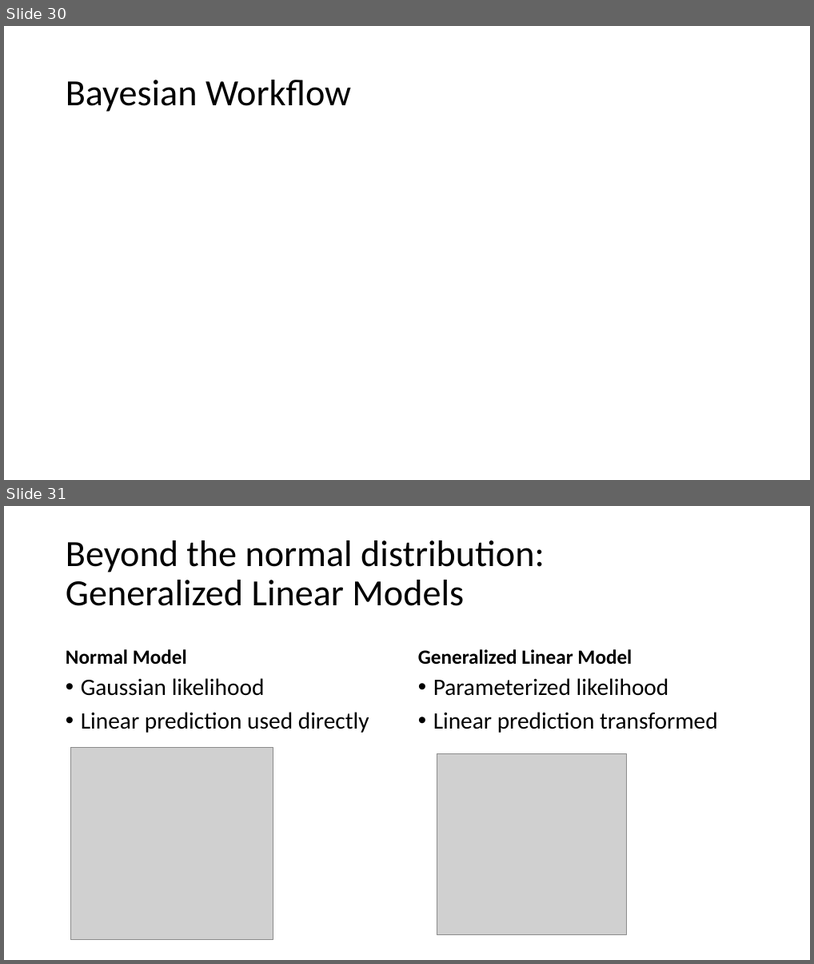
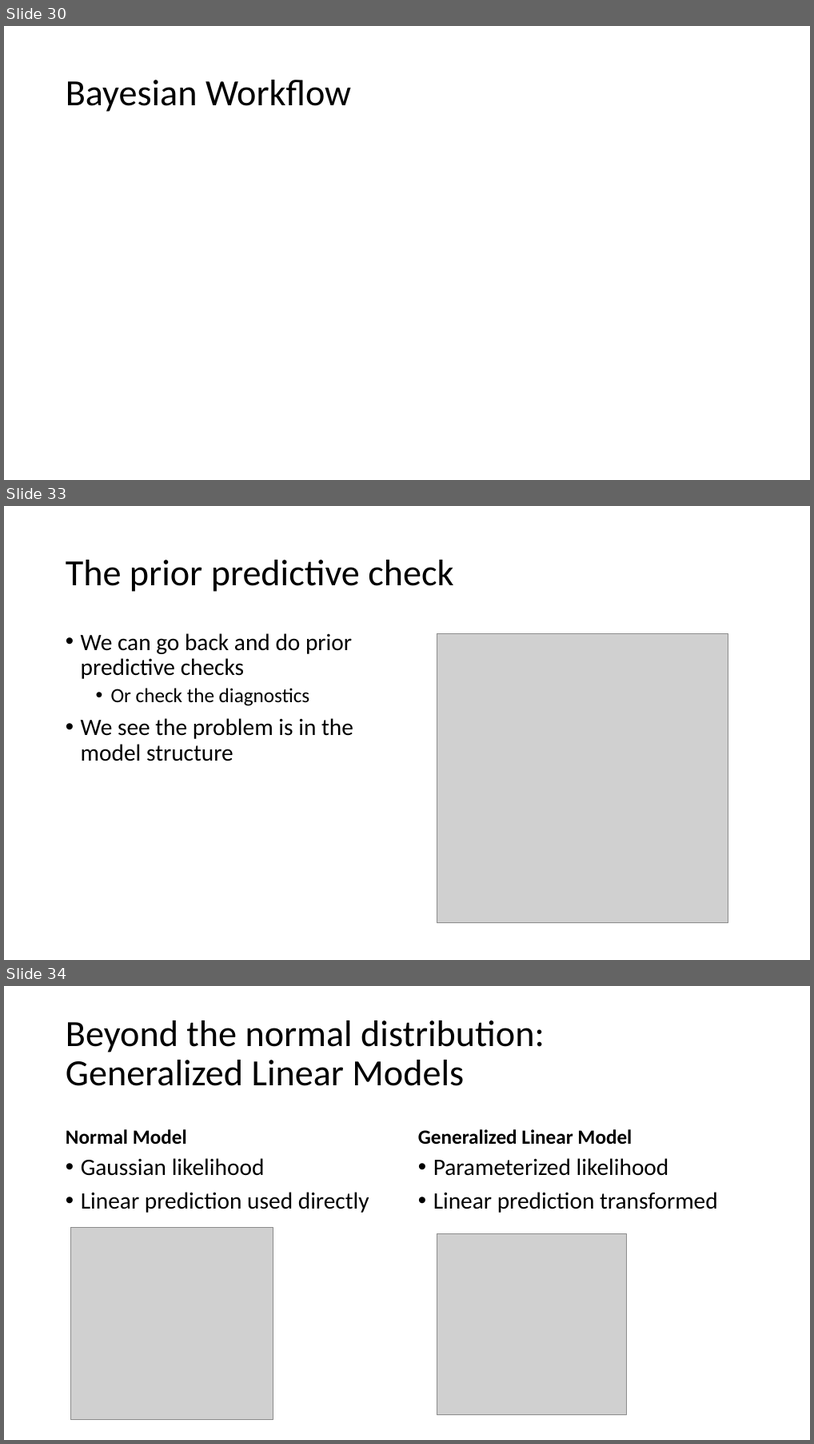
Before and after one commit to opherdonchin/StatisticalComputationAndAnalysis, a slide deck: Lectures/Lecture 6 Linear models.pptx. Shown one above the other, each under a label of ours: slides 30 and 31 before the commit, slides 30, 33 and 34 after it; the slides between them are not shown. The pictures are 814x964 and 814x1444 pixels, drawn with LibreOffice and Linux fonts; fonts in the diff are those of the drawing; grey boxes stand for pictures. Boxes give left, top, right and bottom in pixels: in the first picture for what was removed or moved away, otherwise in the second. Text is boxed around its words. In the diff, an @@ line names an element or a change of style, - is before the commit and + after.

```diff
--- a/Lectures/Lecture 6 Linear models.pptx
+++ b/Lectures/Lecture 6 Linear models.pptx
@@ slide 33 added at <box>4,506,810,960</box>, background #FFFFFF @@
@@ title added at <box>66,560,454,592</box>, 44 pt, text #000000 @@
+The prior predictive check
@@ text added at <box>81,633,354,761</box>, 28 pt, text #000000 @@
+• We can go back and do prior predictive checks
+  • Or check the diagnostics
+• We see the problem is in the model structure
@@ picture added at <box>437,634,729,923</box> @@
@@ what was slide 31 is now slide 34 @@
```
Also in this commit, not shown: 1 slide changed, 3 other slides added, 1 slide removed, 2 other files.
